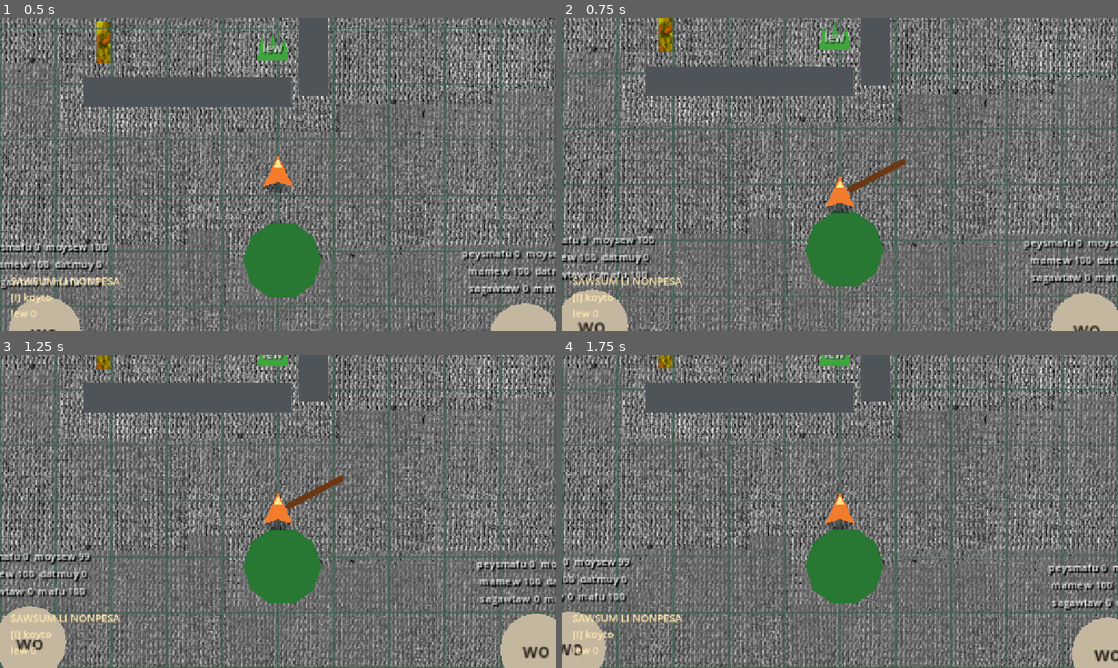
Above: before the commit, frames 1-4 (two rows, left to right).
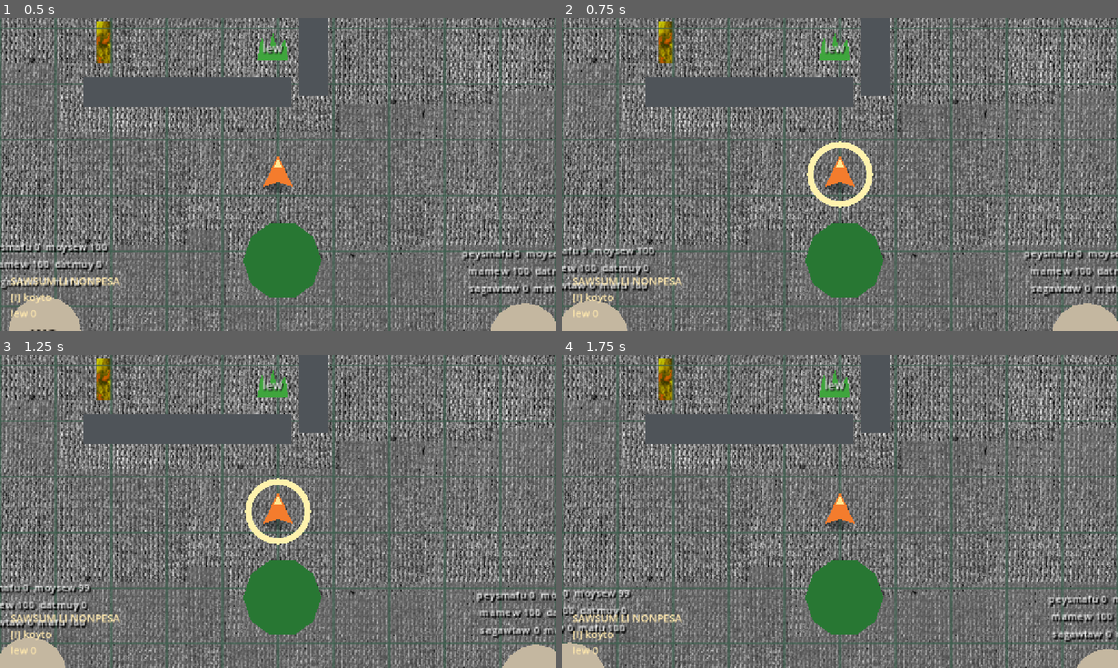
Above: after the commit, the same moments.

Repository: armikhalev/secret-sauce-godot
Game: Godot game, scene res://scenes/game.tscn
The game is run twice, just before and just after one commit, with the same random seed, the same clock (stepped at 60 frames per second) and the same inputs.
Inputs (mouse positions are in pixels of both pictures, inside the frame that each line leads up to):
- Up to frame 1 (0.5 s): no input
- Up to frame 2 (0.75 s): tap Enter (menu_accept) at 0.5 s; move the mouse to (962, 158) at 0.52 s; hold Right (menu_right) from 0.53 s (still down); hold F (attack) from 0.53 s (still down); click (962, 158) at 0.67 s
- Up to frame 3 (1.25 s): keep holding Right (menu_right); keep holding F (attack)
- Up to frame 4 (1.75 s): move the mouse to (728, 527) at 1.27 s; release Right (menu_right) at 1.28 s; release F (attack) at 1.28 s; hold Down (menu_down) from 1.28 s (still down); tap F (attack) at 1.35 s

Frame 1 is identical in both runs. In frame 2, 47% of the frame differs, in the area x 0-100%, y 0-100%; in frame 3, 52%; in frame 4, 51%.

Commit message:
changes stick to circle

Diff:
--- a/scenes/player.tscn
+++ b/scenes/player.tscn
@@ -1,10 +1,13 @@
-[gd_scene load_steps=3 format=3]
+[gd_scene load_steps=4 format=3]
 
 [ext_resource type="Script" path="res://scripts/player.gd" id="1_player"]
 
 [sub_resource type="CapsuleShape2D" id="CapsuleShape2D_player"]
 radius = 14.0
 height = 36.0
+
+[sub_resource type="CircleShape2D" id="CircleShape2D_attack"]
+radius = 34.0
 
 [node name="Player" type="CharacterBody2D"]
 script = ExtResource("1_player")
@@ -26,12 +29,20 @@
 [node name="AttackPivot" type="Node2D" parent="."]
 visible = false
 
-[node name="Stick" type="Line2D" parent="AttackPivot"]
-points = PackedVector2Array(0, -14, 0, -82)
+[node name="Circle" type="Line2D" parent="AttackPivot"]
+points = PackedVector2Array(34, 0, 32.84, 8.8, 29.44, 17, 24.04, 24.04, 17, 29.44, 8.8, 32.84, 0, 34, -8.8, 32.84, -17, 29.44, -24.04, 24.04, -29.44, 17, -32.84, 8.8, -34, 0, -32.84, -8.8, -29.44, -17, -24.04, -24.04, -17, -29.44, -8.8, -32.84, 0, -34, 8.8, -32.84, 17, -29.44, 24.04, -24.04, 29.44, -17, 32.84, -8.8, 34, 0)
 width = 7.0
-default_color = Color(0.42, 0.22, 0.08, 1)
+default_color = Color(1, 0.95, 0.68, 1)
+joint_mode = 1
 begin_cap_mode = 2
 end_cap_mode = 2
+
+[node name="Hitbox" type="Area2D" parent="AttackPivot"]
+collision_layer = 0
+collision_mask = 1
+
+[node name="CollisionShape2D" type="CollisionShape2D" parent="AttackPivot/Hitbox"]
+shape = SubResource("CircleShape2D_attack")
 
 [node name="CollisionShape2D" type="CollisionShape2D" parent="."]
 shape = SubResource("CapsuleShape2D_player")
--- a/scripts/player.gd
+++ b/scripts/player.gd
@@ -16,7 +16,6 @@
 @export var zoom_step: float = 0.1
 @export var default_camera_zoom: float = 2.0
 @export_group("Attack")
-@export var attack_range: float = 96.0
 @export var attack_damage: int = 20
 @export var attack_swing_duration: float = 0.24
 @export var wall_rebound_speed: float = 720.0
@@ -60,7 +59,7 @@
 			rebound_direction = Vector2.ZERO
 			velocity = Vector2.ZERO
 			if attack_button_held:
-				call_deferred("_attack_with_stick")
+				call_deferred("_attack_with_circle")
 		return
 
 	var direction := Input.get_vector("move_left", "move_right", "move_up", "move_down")
@@ -97,7 +96,7 @@
 		return
 	if event.is_action_pressed("attack"):
 		attack_button_held = true
-		_attack_with_stick()
+		_attack_with_circle()
 		get_viewport().set_input_as_handled()
 		return
 
@@ -112,85 +111,68 @@
 		_change_camera_zoom(-zoom_step)
 
 
-func _attack_with_stick() -> void:
+func _attack_with_circle() -> void:
 	if is_attacking:
 		return
 
 	is_attacking = true
-	var target := _find_nearest_stick_target()
-	if is_instance_valid(target):
-		rotation = global_position.direction_to(target.global_position).angle() + PI / 2.0
 
 	var attack_pivot := $AttackPivot as Node2D
-	attack_pivot.rotation = -1.15
+	var attack_circle := $AttackPivot/Circle as Line2D
+	attack_circle.scale = Vector2.ONE * 0.72
 	attack_pivot.show()
 	var tween := create_tween()
-	tween.tween_property(attack_pivot, "rotation", 1.15, attack_swing_duration).set_trans(Tween.TRANS_QUAD).set_ease(Tween.EASE_OUT)
+	tween.tween_property(attack_circle, "scale", Vector2.ONE, attack_swing_duration).set_trans(Tween.TRANS_BACK).set_ease(Tween.EASE_OUT)
 	await get_tree().create_timer(attack_swing_duration * 0.5).timeout
-	var hit_targets := _find_stick_targets_in_range()
-	# Preserve a target acquired at swing start if it moved only a short distance
-	# during the wind-up (notably saykwastes retreating from the player).
-	if (
-		is_instance_valid(target)
-		and target.get("is_dead") != true
-		and global_position.distance_to(target.global_position) <= attack_range + 40.0
-		and not hit_targets.has(target)
-	):
-		hit_targets.append(target)
+	var hit_targets := _find_attack_hitbox_targets()
 	for hit_target in hit_targets:
-		hit_target.receive_stick_hit(self, attack_damage)
+		hit_target.receive_circle_hit(self, attack_damage)
 	_try_start_wall_rebound()
 	await tween.finished
 	attack_pivot.hide()
 	is_attacking = false
 	if attack_button_held and not is_dead and not is_rebounding:
-		call_deferred("_attack_with_stick")
-
-
-func _find_nearest_stick_target() -> Node2D:
-	var nearest: Node2D
-	var nearest_distance := attack_range
-	for group_name in ["wo", "saykwastes"]:
-		for node in get_tree().get_nodes_in_group(group_name):
-			if not node is Node2D or not node.has_method("receive_stick_hit"):
-				continue
-			if node.get("is_dead") == true:
-				continue
-			var distance := global_position.distance_to(node.global_position)
-			if distance <= nearest_distance:
-				nearest = node
-				nearest_distance = distance
-	return nearest
-
-
-func _find_stick_targets_in_range() -> Array[Node2D]:
+		call_deferred("_attack_with_circle")
+
+
+func _find_attack_hitbox_targets() -> Array[Node2D]:
 	var targets: Array[Node2D] = []
-	for group_name in ["wo", "saykwastes"]:
-		for node in get_tree().get_nodes_in_group(group_name):
-			if not node is Node2D or not node.has_method("receive_stick_hit"):
-				continue
-			if node.get("is_dead") == true:
-				continue
-			if global_position.distance_to(node.global_position) <= attack_range:
-				targets.append(node)
+	for node in $AttackPivot/Hitbox.get_overlapping_bodies():
+		if not node is Node2D or not node.has_method("receive_circle_hit"):
+			continue
+		if node.get("is_dead") == true:
+			continue
+		targets.append(node)
 	return targets
 
 
 func _try_start_wall_rebound() -> void:
-	var forward := Vector2.UP.rotated(rotation)
-	var query := PhysicsRayQueryParameters2D.create(
-		global_position,
-		global_position + forward * attack_range
-	)
-	query.exclude = [get_rid()]
-	query.collision_mask = collision_mask
-	query.collide_with_areas = false
-	query.collide_with_bodies = true
-	var hit := get_world_2d().direct_space_state.intersect_ray(query)
-	if hit.is_empty() or not _is_rebound_surface(hit.get("collider")):
+	var space_state := get_world_2d().direct_space_state
+	var closest_contact_distance := INF
+	var rebound_from_contact := Vector2.ZERO
+	for ray_index in 32:
+		var ray_direction := Vector2.RIGHT.rotated(TAU * float(ray_index) / 32.0)
+		var query := PhysicsRayQueryParameters2D.create(
+			global_position,
+			global_position + ray_direction * 38.0
+		)
+		query.exclude = [get_rid()]
+		query.collision_mask = collision_mask
+		query.collide_with_areas = false
+		query.collide_with_bodies = true
+		var hit := space_state.intersect_ray(query)
+		if hit.is_empty() or not _is_rebound_surface(hit.get("collider")):
+			continue
+		var contact_position: Vector2 = hit.get("position")
+		var contact_distance := global_position.distance_to(contact_position)
+		if contact_distance >= closest_contact_distance:
+			continue
+		closest_contact_distance = contact_distance
+		rebound_from_contact = contact_position.direction_to(global_position)
+	if rebound_from_contact.is_zero_approx():
 		return
 	is_rebounding = true
-	rebound_direction = -forward
+	rebound_direction = rebound_from_contact
 
 
 func _is_rebound_surface(collider: Object) -> bool:
--- a/scripts/saykwastes.gd
+++ b/scripts/saykwastes.gd
@@ -242,7 +242,7 @@
 		global_position += push_motion
 
 
-func receive_stick_hit(attacker: Node, _damage: int) -> void:
+func receive_circle_hit(attacker: Node, _damage: int) -> void:
 	if is_dead:
 		return
 	fear = clampi(fear + 1, 0, 100)
--- a/scripts/wo.gd
+++ b/scripts/wo.gd
@@ -148,7 +148,7 @@
 		_die(true, attacker)
 
 
-func receive_stick_hit(attacker: Node, damage: int) -> void:
+func receive_circle_hit(attacker: Node, damage: int) -> void:
 	receive_attack(damage, attacker)
 
 
--- a/tests/held_stick_attack_test.gd
+++ b/tests/held_stick_attack_test.gd
@@ -16,7 +16,7 @@
 	press.pressed = true
 	player._unhandled_input(press)
 	await get_tree().create_timer(0.85).timeout
-	assert(saykwastes.fear >= 3, "holding attack must produce consecutive stick strikes")
+	assert(saykwastes.fear >= 3, "holding attack must produce consecutive circle strikes")
 
 	var release := InputEventAction.new()
 	release.action = "attack"
--- a/tests/stick_attack_test.gd
+++ b/tests/stick_attack_test.gd
@@ -15,8 +15,11 @@
 	wo.position = Vector2(55, 0)
 	saykwastes.position = Vector2(80, 0)
 	await get_tree().process_frame
+	assert(not player.has_node("AttackPivot/Stick"), "the old stick visual must be removed")
+	var attack_shape := player.get_node("AttackPivot/Hitbox/CollisionShape2D").shape as CircleShape2D
+	assert(attack_shape.radius == 34.0, "the attack circle must have a 68 px diameter")
 
-	player._attack_with_stick()
+	player._attack_with_circle()
 	await get_tree().create_timer(0.4).timeout
 	assert(saykwastes.bravery == 99, "saykwastes bravery must fall on the first hit")
 	assert(saykwastes.fear == 1, "saykwastes fear must rise on the first hit")
@@ -26,13 +29,13 @@
 	assert(wo.vitality == 80, "a closer wo must not prevent saykwastes from being hit")
 	assert(saykwastes.get_roaming_radius() == 2450.0, "the first fear point must begin restricting roaming")
 
-	player._attack_with_stick()
+	player._attack_with_circle()
 	await get_tree().create_timer(0.4).timeout
 	assert(saykwastes.bravery == 98, "saykwastes bravery must fall on every completed hit")
 	assert(saykwastes.fear == 2, "saykwastes fear must rise on every completed hit")
 	assert(player.bravery == 2, "player bravery must rise on every completed hit")
 	assert(player.get_bravery_for_npc_class(&"predator") == 2, "predator bravery must track every saykwastes hit")
-	wo.receive_stick_hit(player, 60)
+	wo.receive_circle_hit(player, 60)
 	assert(player.wo_inventory == 1, "a wo killed by the player must enter the player's inventory")
 	for expected_delay in [[100, 1.0], [75, 2.0], [50, 3.0], [25, 4.0], [0, 5.0]]:
 		saykwastes.bravery = expected_delay[0]
--- a/tests/wall_rebound_test.gd
+++ b/tests/wall_rebound_test.gd
@@ -12,7 +12,7 @@
 	add_child(stopping_wall)
 	add_child(struck_bush)
 	add_child(bush_stopping_wall)
-	struck_wall.position = Vector2(-200, -70)
+	struck_wall.position = Vector2(-200, -50)
 	stopping_wall.position = Vector2(-200, 180)
 	struck_bush.position = Vector2(200, -70)
 	bush_stopping_wall.position = Vector2(200, 180)
@@ -26,9 +26,9 @@
 func _verify_rebound(player: CharacterBody2D, start: Vector2, surface_name: String) -> void:
 	player.position = start
 	player.rotation = 0.0
-	player._attack_with_stick()
+	player._attack_with_circle()
 	await get_tree().create_timer(0.16).timeout
-	assert(player.is_rebounding, "hitting a %s with the stick must begin the rebound" % surface_name)
+	assert(player.is_rebounding, "hitting a %s with the attack circle must begin the rebound" % surface_name)
 	var starting_position: Vector2 = player.position
 	Input.action_press("move_up")
 	for frame in 90:
